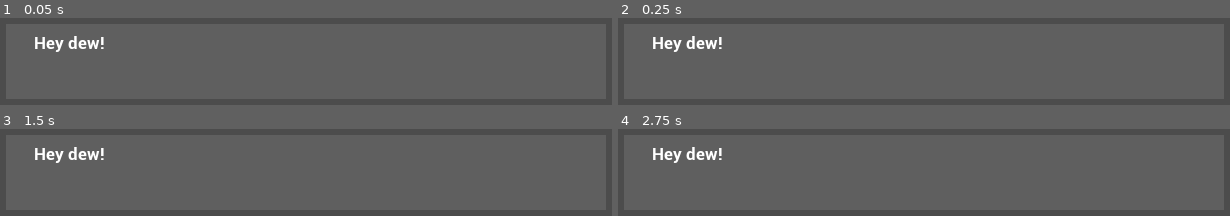
Above: before the commit, frames 1-4 (two rows, left to right).
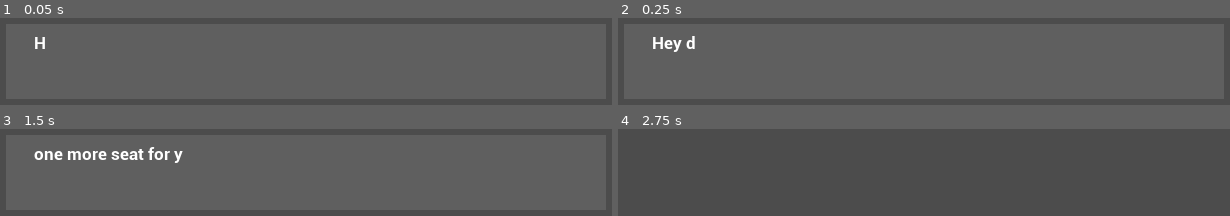
Above: after the commit, the same moments.

Repository: BeatMil/Mugi-again
Game: Godot game, scene res://prefab/dialog02.tscn
The game is run twice, just before and just after one commit, with the same random seed, the same clock (stepped at 60 frames per second) and the same inputs. This scene is started directly instead of the project's main scene.
Inputs:
- Up to frame 1 (0.05 s): no input
- Up to frame 2 (0.25 s): no input
- Up to frame 3 (1.5 s): tap Enter (ui_accept) at 0.5 s; hold Enter (ui_accept) 0.53-1.28 s; hold Right (ui_right) from 0.53 s (still down); tap K (attack02) at 1.35 s
- Up to frame 4 (2.75 s): tap Enter (ui_accept) at 1.52, 1.55, 1.82, 2, 2.3 s; release Right (ui_right) at 2.03 s; hold Left (ui_left) from 2.03 s (still down); hold L (block) from 2.03 s (still down)

The runs differ from the first frame. In frame 1, 0.7% of the frame differs, in the area x 7-17%, y 20-40%; in frame 2, 0.3%; in frame 3, 1.7%, in the area x 5-30%, y 20-40%; in frame 4, 0.9%.

Commit message:
added working dialog box

Diff:
--- a/prefab/dialog02.gd
+++ b/prefab/dialog02.gd
@@ -1,13 +1,33 @@
 extends Polygon2D
 
-var dialog = ["Hey dew!","Lets play CSGO!"]
+var dialog = ["Hey dew!","Lets play CSGO!","one more seat for you!"]
 
 onready var text = $text
-
+var line : int = 0
 func _ready():
-	text.set_text(dialog[0])
+	text.set_visible_characters(0)
+	text.set_text(dialog[line])
+	print(dialog.size())
 	pass # Replace with function body.
 
-
+func _input(event):
+	if event.is_action_pressed("ui_accept"):
+		text.visible_characters = 0
+		if line < dialog.size() - 1:
+			line += 1
+		else:
+			queue_free()
+		text.text = dialog[line]
+		$Timer.start()
+	pass
 #func _process(delta):
 #	pass
+
+
+func _on_Timer_timeout(): # Make text slowly appear (typing appear)
+	text.visible_characters += 1
+	if text.get_visible_characters() == dialog[line].length():
+		print("timer stop!")
+		print(dialog[line].length())
+		$Timer.stop()
+	pass # Replace with function body.
--- a/prefab/dialog02.tscn
+++ b/prefab/dialog02.tscn
@@ -22,3 +22,11 @@
 __meta__ = {
 "_edit_use_anchors_": false
 }
+
+[node name="Timer" type="Timer" parent="."]
+wait_time = 0.05
+autostart = true
+__meta__ = {
+"_editor_description_": "make text appear stadily"
+}
+[connection signal="timeout" from="Timer" to="." method="_on_Timer_timeout"]
